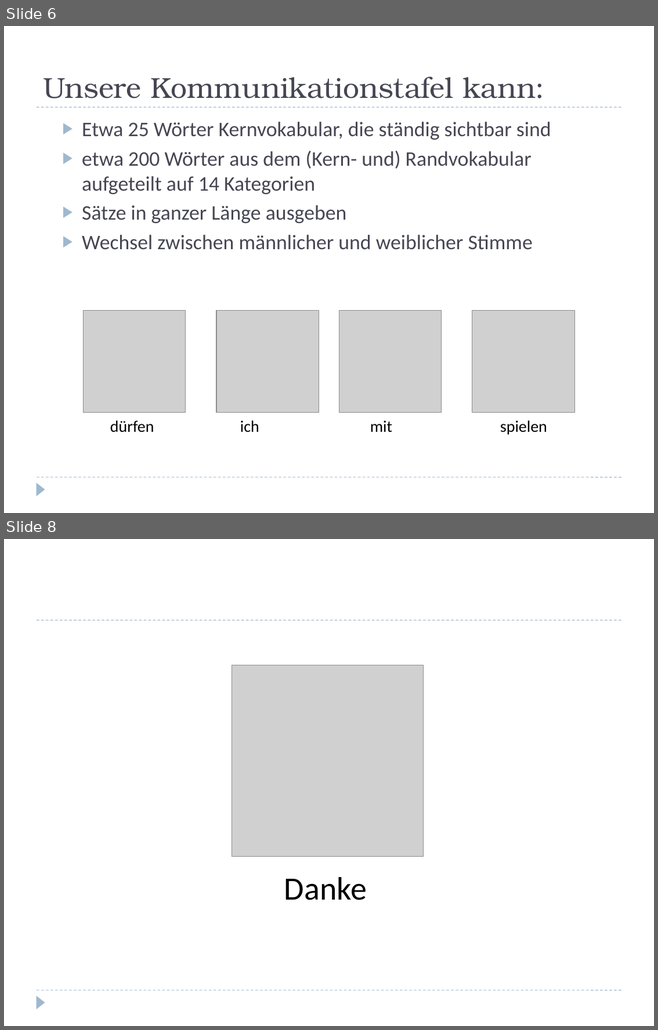
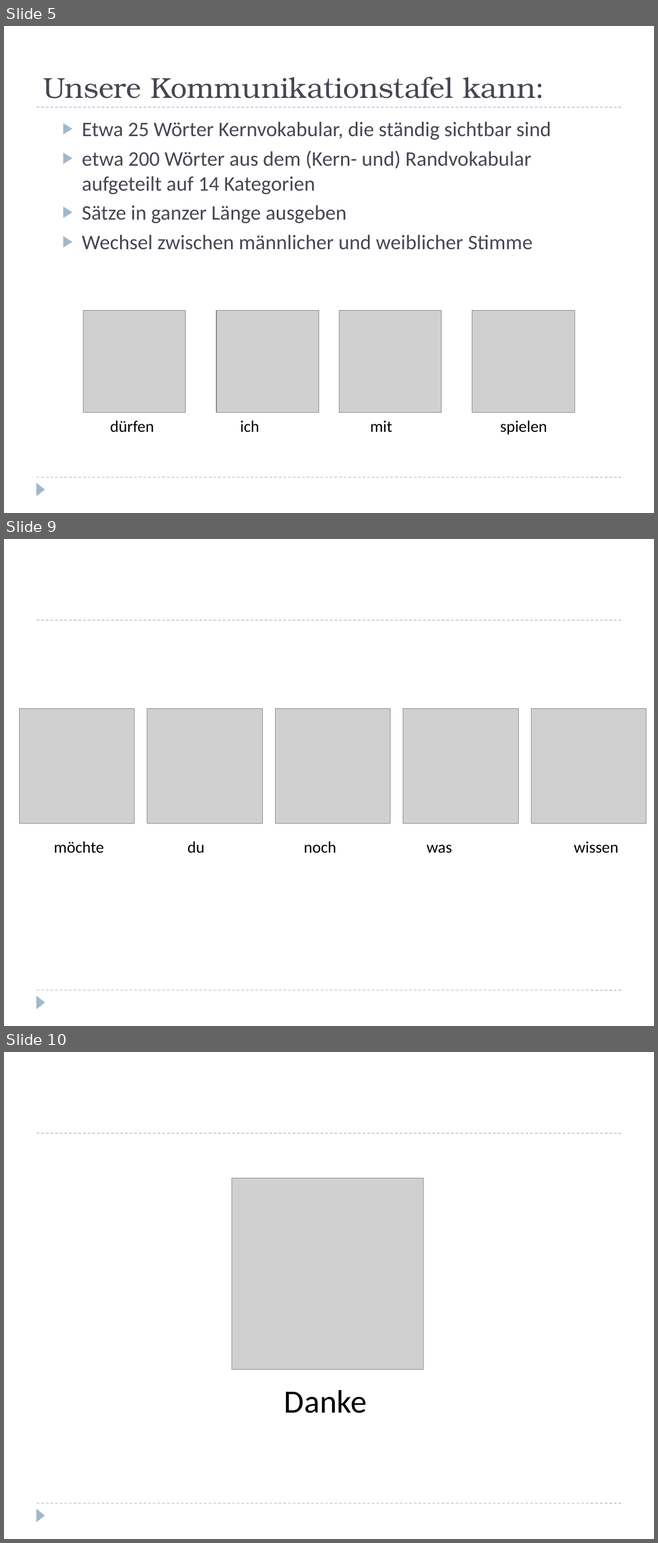
Before and after one commit to beccithepotterhead/ELKOnew, a slide deck: src/ELKO.pptx. Shown one above the other, each under a label of ours: slides 6 and 8 before the commit, slides 5, 9 and 10 after it; the slides between them are not shown. The pictures are 658x1030 and 658x1543 pixels, drawn with LibreOffice and Linux fonts; fonts in the diff are those of the drawing; grey boxes stand for pictures. Boxes give left, top, right and bottom in pixels: in the first picture for what was removed or moved away, otherwise in the second. Text is boxed around its words. In the diff, an @@ line names an element or a change of style, - is before the commit and + after.

```diff
--- a/src/ELKO.pptx
+++ b/src/ELKO.pptx
@@ slide 9 added at (4,539,654,1026), background #FFFFFF; not listed: 3 template elements that a slide beside it also shows @@
@@ picture added at (20,708,134,824) @@
@@ picture added at (147,708,262,824) @@
@@ picture added at (275,708,390,824) @@
@@ picture added at (403,708,518,824) @@
@@ picture added at (531,708,646,824) @@
@@ text added at (54,841,618,853), 18 pt, text #000000 @@
+möchte du noch was wissen
@@ what was slide 6 is now slide 5 @@
@@ what was slide 8 is now slide 10 @@
```
Also in this commit, not shown: 5 slides changed, 1 other slide added.
